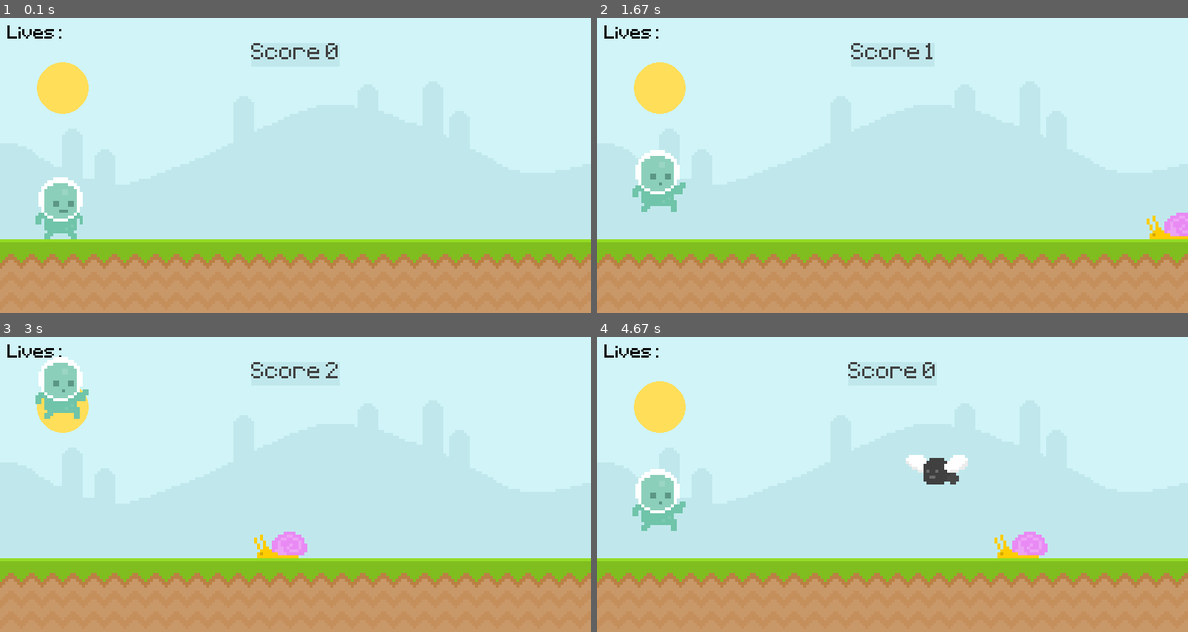
Above: before the commit, frames 1-4 (two rows, left to right).
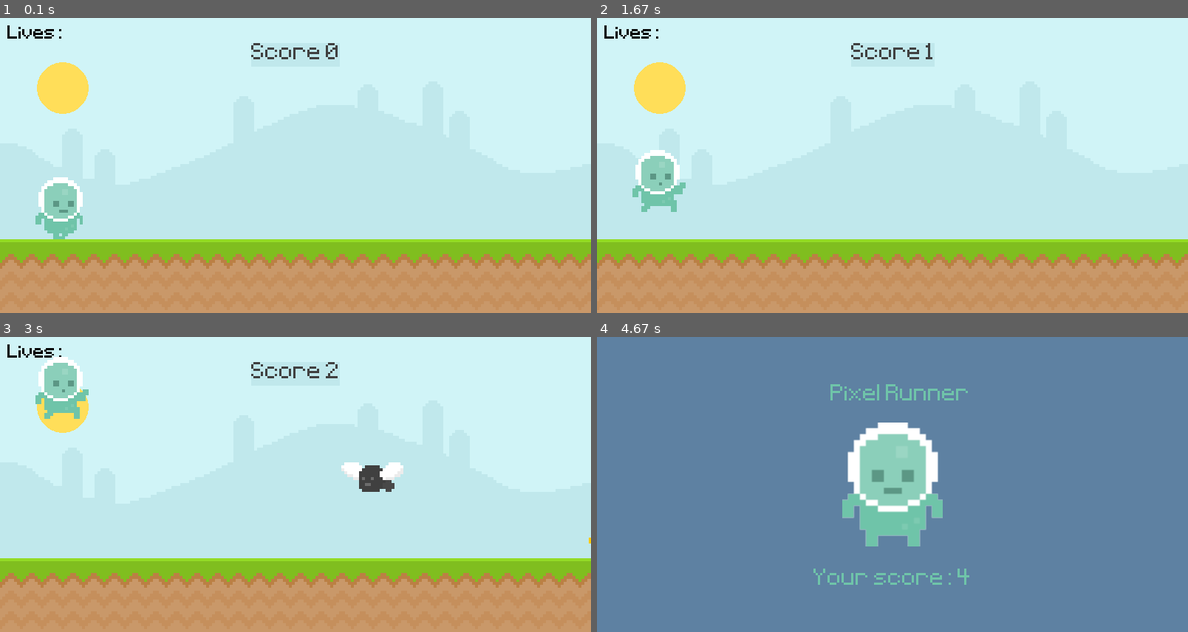
Above: after the commit, the same moments.

Repository: OscarGM40/pygames
Game: pygame game, started from pygameIntro/main.py
Two runs of this game, one before a commit and one after it. Both use one fixed random seed, a clock stepped at 60 frames per second and the inputs below.
Inputs (mouse positions are in pixels of both pictures, inside the frame that each line leads up to):
- Up to frame 1 (0.1 s): no input
- Up to frame 2 (1.67 s): tap Space at 0.33, 0.73, 1.03, 1.57 s
- Up to frame 3 (3 s): tap Space at 1.87, 2.63, 2.97 s
- Up to frame 4 (4.67 s): tap Space at 3.27, 3.77, 3.9, 4.03, 4.17, 4.3 s; click (1075, 478) at 4.45 s

The runs differ from the first frame. In frame 1, less than 0.1% of the frame differs, in the area x 7-13%, y 73-75%; in frame 2, 0.4%; in frame 3, 1.3%; in frame 4, 100%, in the area x 0-100%, y 0-100%.

Commit message:
finished pygame intro pixel runner game

Diff:
--- a/pygameIntro/main.py
+++ b/pygameIntro/main.py
@@ -1,6 +1,8 @@
+from random import choice
 import pygame, sys
 from level import Level
-
+from obstacle import Obstacle
+from player import Player
 
 class Game:
   def __init__(self):
@@ -9,12 +11,23 @@
     # para crear una ventana se usa pygame.display.set_mode((width, height))
     self.screen = pygame.display.set_mode((800, 400))
     # doy un title a la ventana con pygame.display.set_caption(string)
-    pygame.display.set_caption("Runner")
+    pygame.display.set_caption("Pixeled Runner")
     # para fijar el framerrate máximo necesito instanciar la clase Clock
     self.clock = pygame.time.Clock()
     self.game_active = True
     self.level = Level()
     self.score = 0
+    self.bg_music = pygame.mixer.Sound('audio/music.wav')
+    self.bg_music.set_volume(0.6)
+    self.bg_music.play(loops = -1)
+
+
+    # Grupos de Sprites
+    self.player = pygame.sprite.GroupSingle()
+    self.player.add(Player())
+
+    self.obstacles_group = pygame.sprite.Group()
+
     self.text_font = pygame.font.Font('font/Pixeltype.ttf',50)
     # siempre hay que sumar 1 más a USERVENT por cada timer que cree
     self.obstacle_timer = pygame.USEREVENT  + 1
@@ -22,16 +35,23 @@
     pygame.time.set_timer(self.obstacle_timer, 1300)
     # más timers para animar los enemies
     self.snail_animation_timer = pygame.USEREVENT + 2
-    pygame.time.set_timer(self.snail_animation_timer, 300)
+    pygame.time.set_timer(self.snail_animation_timer, 1200)
     self.fly_animation_timer = pygame.USEREVENT + 3
-    pygame.time.set_timer(self.fly_animation_timer, 200)
+    pygame.time.set_timer(self.fly_animation_timer, 1200)
 
-  def collisions(self,player,obstacles):
-    if obstacles:
-      for obstacle_rect in obstacles:
-        if player.colliderect(obstacle_rect):
-          return False
-    return True
+  # def collisions(self,player,obstacles):
+  #   if obstacles:
+  #     for obstacle_rect in obstacles:
+  #       if player.colliderect(obstacle_rect):
+  #         return False
+  #   return True
+
+  def collision_sprite(self):
+    if pygame.sprite.spritecollide(self.player.sprites()[0],self.obstacles_group,False):
+      # para que no vuelva a chocar con el Sprite al reiniciar
+      self.obstacles_group.empty()
+      return False
+    else: return True
 
   def player_animation(self):
     global player_surf,player_index
@@ -62,6 +82,7 @@
     # por si sóla no sabe cerrarse la ventana,hay que capturar el evento QUIT
       for event in pygame.event.get():
         if event.type == pygame.QUIT:
+          self.bg_music.stop()
           pygame.quit()
           sys.exit()
         if self.game_active:
@@ -91,27 +112,27 @@
           self.level.enemies_list.append(newEnemy[1])
           self.level.types.append(newEnemy[2])
         if event.type == self.snail_animation_timer and self.game_active:
-          snail_frame_1 = pygame.image.load('graphics/snail/snail1.png').convert_alpha()
-          snail_frame_2 = pygame.image.load('graphics/snail/snail2.png').convert_alpha()
-          snail_frames = [snail_frame_1, snail_frame_2]
-          self.level.snail_surf = snail_frames[0]
-          if self.level.snail_frame_index == 0:
-            self.level.snail_frame_index = 1
-          else:
-            self.level.snail_frame_index = 0
-          self.level.snail_surf = snail_frames[self.level.snail_frame_index]
+          self.obstacles_group.add(Obstacle(choice(['fly','snail','snail'])))
+          # snail_frame_1 = pygame.image.load('graphics/snail/snail1.png').convert_alpha()
+          # snail_frame_2 = pygame.image.load('graphics/snail/snail2.png').convert_alpha()
+          # snail_frames = [snail_frame_1, snail_frame_2]
+          # self.level.snail_surf = snail_frames[0]
+          # if self.level.snail_frame_index == 0:
+          #   self.level.snail_frame_index = 1
+          # else:
+          #   self.level.snail_frame_index = 0
+          # self.level.snail_surf = snail_frames[self.level.snail_frame_index]
         if event.type == self.fly_animation_timer and self.game_active:
-          fly_frame_1 = pygame.image.load('graphics/Fly/Fly1.png').convert_alpha()
-          fly_frame_2 = pygame.image.load('graphics/Fly/Fly2.png').convert_alpha()
-          fly_frames = [fly_frame_1,fly_frame_2]
-          self.level.fly_surf = fly_frames[0]
-          if self.level.fly_frame_index == 0:
-            self.level.fly_frame_index = 1
-          else:
-            self.level.fly_frame_index = 0
-          self.level.fly_surf = fly_frames[self.level.fly_frame_index]
-
-
+          pass
+          # fly_frame_1 = pygame.image.load('graphics/Fly/Fly1.png').convert_alpha()
+          # fly_frame_2 = pygame.image.load('graphics/Fly/Fly2.png').convert_alpha()
+          # fly_frames = [fly_frame_1,fly_frame_2]
+          # self.level.fly_surf = fly_frames[0]
+          # if self.level.fly_frame_index == 0:
+          #   self.level.fly_frame_index = 1
+          # else:
+          #   self.level.fly_frame_index = 0
+          # self.level.fly_surf = fly_frames[self.level.fly_frame_index]
 
 
       if self.game_active:
@@ -122,21 +143,26 @@
         # pygame.draw.line(self.screen,'Pink',(0,0),(800,400),6)
         pygame.draw.ellipse(self.screen,(255,222,89),pygame.Rect(50,60,70,70))
         self.score = self.level.display_score()
-        self.level.enemies_list = self.create_enemies()
+        # self.level.enemies_list = self.create_enemies()
         # collisions
-        self.game_active = self.collisions(self.level.player_rect,self.level.enemies_list)
-        self.player_animation()
+        # self.game_active = self.collisions(self.level.player_rect,self.level.enemies_list)
+        self.game_active = self.collision_sprite()
+        # self.player_animation()
         self.screen.blit(self.level.score_surf,self.level.score_rect)
         self.screen.blit(self.level.lives_surf,self.level.lives_rect)
 
         # self.screen.blit(self.level.snail_surf,self.level.snail_rect)
 
-        self.level.player_gravity += 1
-        self.level.player_rect.bottom += self.level.player_gravity
-        if self.level.player_rect.bottom >= 300:
-          self.level.player_is_jumping = False
-          self.level.player_rect.bottom = 300
-        self.screen.blit(self.level.player_surf,self.level.player_rect)
+        # self.level.player_gravity += 1
+        # self.level.player_rect.bottom += self.level.player_gravity
+        # if self.level.player_rect.bottom >= 300:
+        #   self.level.player_is_jumping = False
+        #   self.level.player_rect.bottom = 300
+        # self.screen.blit(self.level.player_surf,self.level.player_rect)
+        self.player.draw(self.screen)
+        self.player.update()
+        self.obstacles_group.draw(self.screen)
+        self.obstacles_group.update()
 
 
         # si toca el snail se acaba el juego
--- /dev/null
+++ b/pygameIntro/obstacle.py
@@ -0,0 +1,34 @@
+from random import randint
+import pygame
+
+class Obstacle(pygame.sprite.Sprite):
+  def __init__(self,type):
+    super().__init__() #fácil de olvidar y da error cuando hay herencia ??
+    if type == 'fly':
+      fly_1 = pygame.image.load('graphics/Fly/Fly1.png').convert_alpha()
+      fly_2 = pygame.image.load('graphics/Fly/Fly2.png').convert_alpha()
+      self.frames = [fly_1, fly_2]
+      y_pos = 210
+    else:
+      snail_1 = pygame.image.load('graphics/snail/snail1.png').convert_alpha()
+      snail_2 = pygame.image.load('graphics/snail/snail2.png').convert_alpha()
+      self.frames = [snail_1, snail_2]
+      y_pos = 300
+    self.animation_index = 0
+    self.image = self.frames[self.animation_index]
+    self.rect = self.image.get_rect(midbottom = (randint(900,1100),y_pos))
+
+  def animation_state(self):
+    self.animation_index += 0.1
+    if self.animation_index >= len(self.frames):
+      self.animation_index = 0
+    self.image = self.frames[int(self.animation_index) % len(self.frames)]
+
+  def update(self):
+    self.animation_state()
+    self.rect.x -= 5
+    self.destroy()
+
+  def destroy(self):
+    if self.rect.x <= -100:
+      self.kill()
--- /dev/null
+++ b/pygameIntro/player.py
@@ -0,0 +1,42 @@
+import pygame
+
+
+# player va a heredar de Sprite porque quiero que sea un Sprite
+class Player(pygame.sprite.Sprite):
+
+  def __init__(self):
+    # esta linea es muy fácil de olvidar,y es obligatoria cuando sea una subclase,como lo es Player,no me seas asinto
+    super().__init__()
+    player_walk_1 = pygame.image.load('graphics/Player/player_walk_1.png').convert_alpha()
+    player_walk_2 = pygame.image.load('graphics/Player/player_walk_2.png').convert_alpha()
+    self.player_walk = [player_walk_1, player_walk_2]
+    self.player_index = 1
+    self.player_jump = pygame.image.load('graphics/Player/jump.png').convert_alpha()
+    self.image = self.player_walk[self.player_index]
+    self.rect = self.image.get_rect(midbottom = (80,300))
+    self.gravity = 0
+    self.jump_sound = pygame.mixer.Sound('audio/jump.mp3')
+    self.jump_sound.set_volume(0.5) # entre 0 y 1
+
+  def player_input(self):
+    keys = pygame.key.get_pressed()
+    if keys[pygame.K_SPACE] and self.rect.bottom >= 300:
+      self.gravity = -20
+      self.jump_sound.play()
+
+  def apply_gravity(self):
+    self.gravity += 1
+    self.rect.y += self.gravity
+    if self.rect.bottom >= 300: self.rect.bottom = 300
+
+  def animation_state(self):
+    if self.rect.bottom < 300:
+      self.image = self.player_jump
+    else:
+      self.player_index += 0.1
+      self.image = self.player_walk[int(self.player_index) % len(self.player_walk)]
+
+  def update(self):
+    self.player_input()
+    self.apply_gravity()
+    self.animation_state()
--- a/pygameIntro/pygameIntroNotes.txt
+++ b/pygameIntro/pygameIntroNotes.txt
@@ -405,4 +405,66 @@
       self.level.player_surf = self.level.player_walk[int(self.level.player_index) % len(self.level.player_walk)]
 
 Para los enemigos es un poco más complejo,ya que no solo hay uno
-3h10
+
+						SPRITES 3H 10M
+
+Lo primero es entender que un sprite es la unión de una image + el rectangle.Al usar un sprite manejaré de forma más sencillas los enemies,el player,etc.
+Hay varios tipos de sprite,el jugador va a estar en un grupo con una single sprite(pues es siempre el mismo player) mientras que los enemies van a necesitar una sprite diferente cada uno).Esto se hace para detectar las colisiones,cada enemy tiene una collisionrect diferente,mientras que el player es la misma.
+
+IMPORTANTE: los Sprites tienen dos funcionalidades claras.La primera es reducir código al ser la unión de la image + el rect para las colisiones,etc, pero la segunda es poder ejecutar el método update sobre ellos en vez de llamar a cada método suyo individualmente.
+Al final creo el sprite eligiendo un grupo y despues le paso una instancia con add:
+
+self.player = pygame.sprite.SingleGroup()
+self.player.add(Player()) <-le paso la instancia de Player
+
+Ahora,puedo crear un método update en la clase Player que llame a todos los demás de la clase y llamarlo con self.player.update(),llamando pues a todos(es como un init().Genial.
+
+Fijate que se convierte en un juego de niños en cuanto uso Sprites:
+* Para moverlo
+  def update(self):
+    self.animation_state()
+    self.rect.x -= 5
+* Para destruirlo tengo el método kill por ser un Sprite
+  def destroy(self):
+    if self.rect.x <= -100:
+      self.kill()
+
+		COLLISIONS CON SPRITES == SPRITECOLLIDE(sprite,group,dokill)
+
+Afortunadamente manejar las colisiones es también muy sencillo con la clase Sprite,ya que tiene su propio método spritecollide(sprite) el cual toma un sprite y mira a ver si está colisionando con cualquier otro grupo de sprites.Si choca lo que hace es retornar una lista de todos los Sprites con los que colisiona.
+NOTA: hay más métodos para manejar colisiones con Sprites,pero éste es el más usado.
+
+Siendo tan simple puedo hacer esto:
+
+  def collision_sprite(self):
+    if pygame.sprite.spritecollide(self.player.sprites()[0],self.obstacles_group,False):
+      # para que no vuelva a chocar con el Sprite al reiniciar
+      self.obstacles_group.empty()
+      return False
+    else: return True
+
+Fijate que tmb podia haber accedido con self.player.sprite pues es un SingleGroup,pero si fuera un Group tengo que acceder mediante sprites().
+Desde luego es mucho más simple
+Recuerda que spritecollide devuelve una lista,entiendo que está mirando si esta con elementos o no.
+
+IMPORTANTE: y fijate que rápido eliminé un grupo de Sprites con instancia.empty().Increible.
+
+						ADDING MUSIC/SOUNDSC 3H 43M
+
+Realmente esta parte va a ser muy sencilla.Solo vamos a tener dos sonidos,la musica de background y cuando salte el player.
+
+Para importar un sonido se usa el modulo mixer y la clase Sound.Fijate que puedo regular el volumen si lo traigo muy fuerte:
+
+self.jump_sound = pygame.mixer.Sound('audio/jump.mp3')
+self.jump_sound.set_volume(0.5) # rango entre 0 y 1
+
+Despues simplemente lo reproduzco con instancia.play():
+    if keys[pygame.K_SPACE] and self.rect.bottom >= 300:
+      self.gravity = -20
+      self.jump_sound.play()
+
+Y para dejar el sonido infinito le pongo las loops a -1:
+ self.bg_music = pygame.mixer.Sound('audio/music.wav')
+    self.bg_music.play(loops = -1)
+Recuerda que puedo pararlo con stop()cuando salga,etc...
+Desde luego ha sido un gran tutorial
